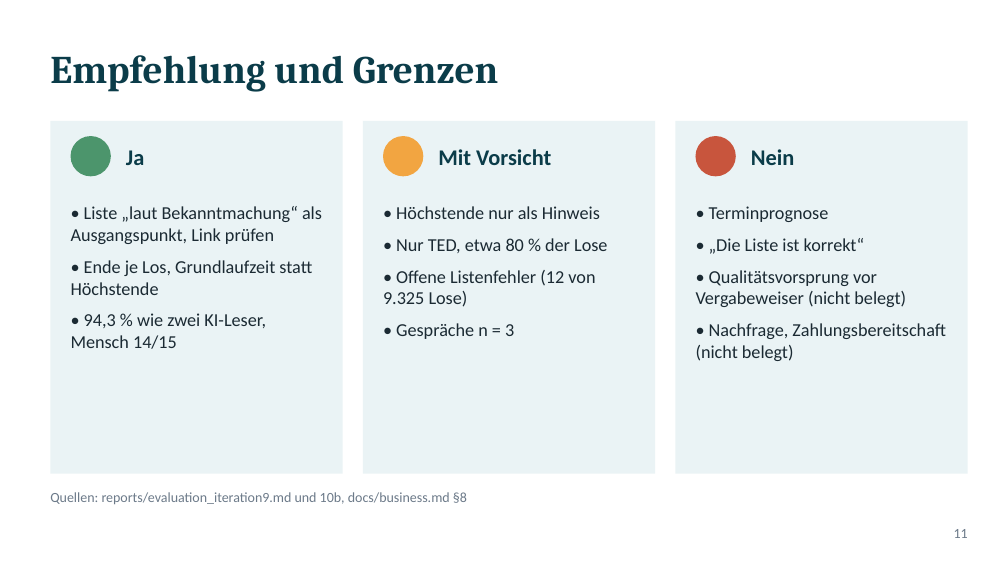
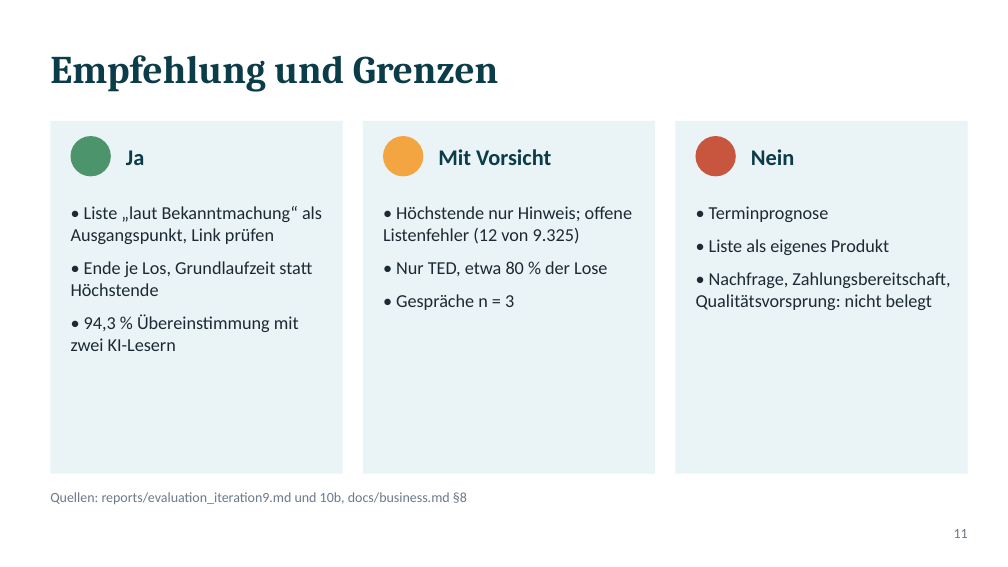
Before and after one commit to ludwigrichthammer9-web/vergabe_radar, a slide deck: slide 11 of docs/vortrag/vortrag_vergabe_radar.pptx. Drawn at 1008x567 pixels with LibreOffice and Linux fonts; fonts in the diff are those of the drawing. Boxes give left, top, right and bottom in pixels: in the first picture for what was removed or moved away, otherwise in the second. Text is boxed around its words. In the diff, an @@ line names an element or a change of style, - is before the commit and + after.

```diff
--- a/docs/vortrag/vortrag_vergabe_radar.pptx
+++ b/docs/vortrag/vortrag_vergabe_radar.pptx
@@ text at (383, 206, 632, 244): text changed @@
-• Höchstende nur als Hinweis
+• Höchstende nur Hinweis; offene Listenfehler (12 von 9.325)
@@ text at (696, 239, 950, 310): text changed @@
-• „Die Liste ist korrekt“
-• Qualitätsvorsprung vor Vergabeweiser (nicht belegt)
-• Nachfrage, Zahlungsbereitschaft (nicht belegt)
+• Liste als eigenes Produkt
+• Nachfrage, Zahlungsbereitschaft, Qualitätsvorsprung: nicht belegt
@@ text at (396, 261, 607, 310): more space between paragraphs @@
@@ text at (383, 270, 595, 307): paragraph removed @@
-• Offene Listenfehler (12 von 9.325 Lose)
@@ text at (71, 314, 299, 351): text changed @@
-• 94,3 % wie zwei KI-Leser, Mensch 14/15
+• 94,3 % Übereinstimmung mit zwei KI-Lesern
```
Also in this commit, not shown: 7 other slides changed, 3 slides added, 3 slides removed, 1 other file.
